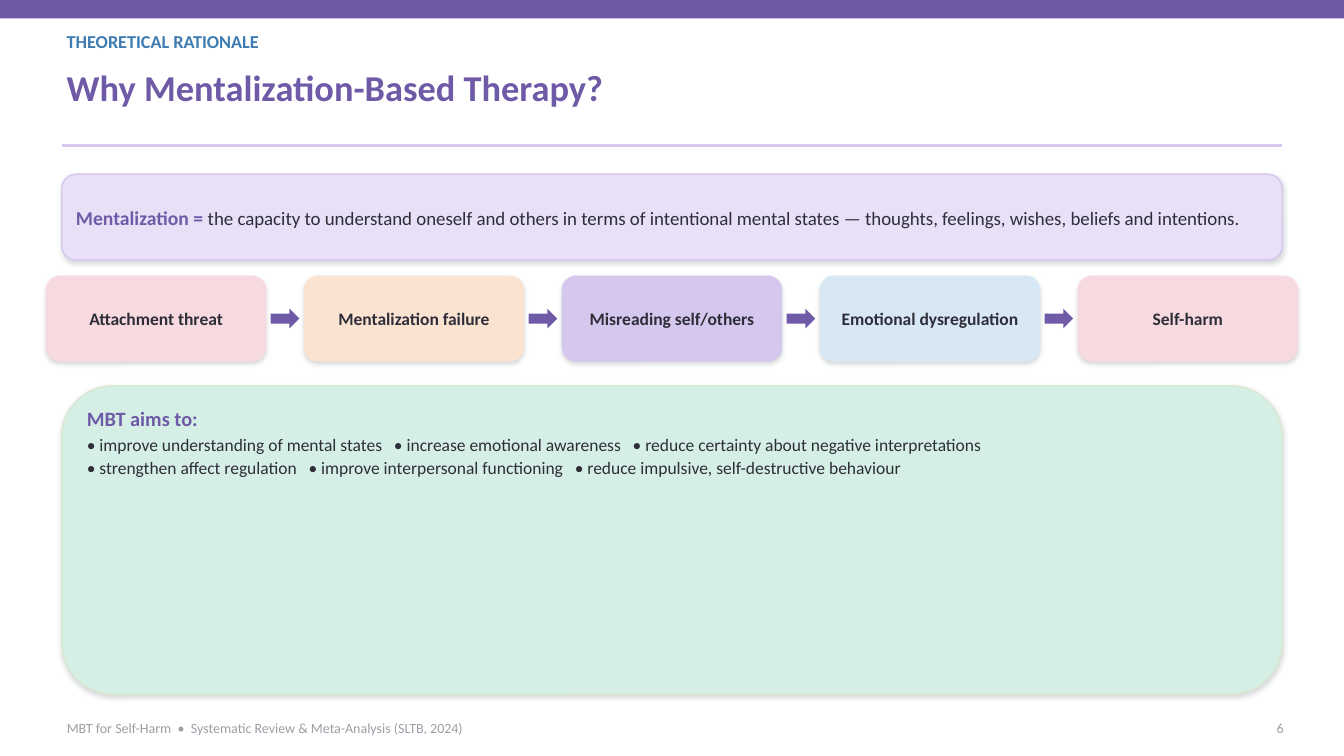
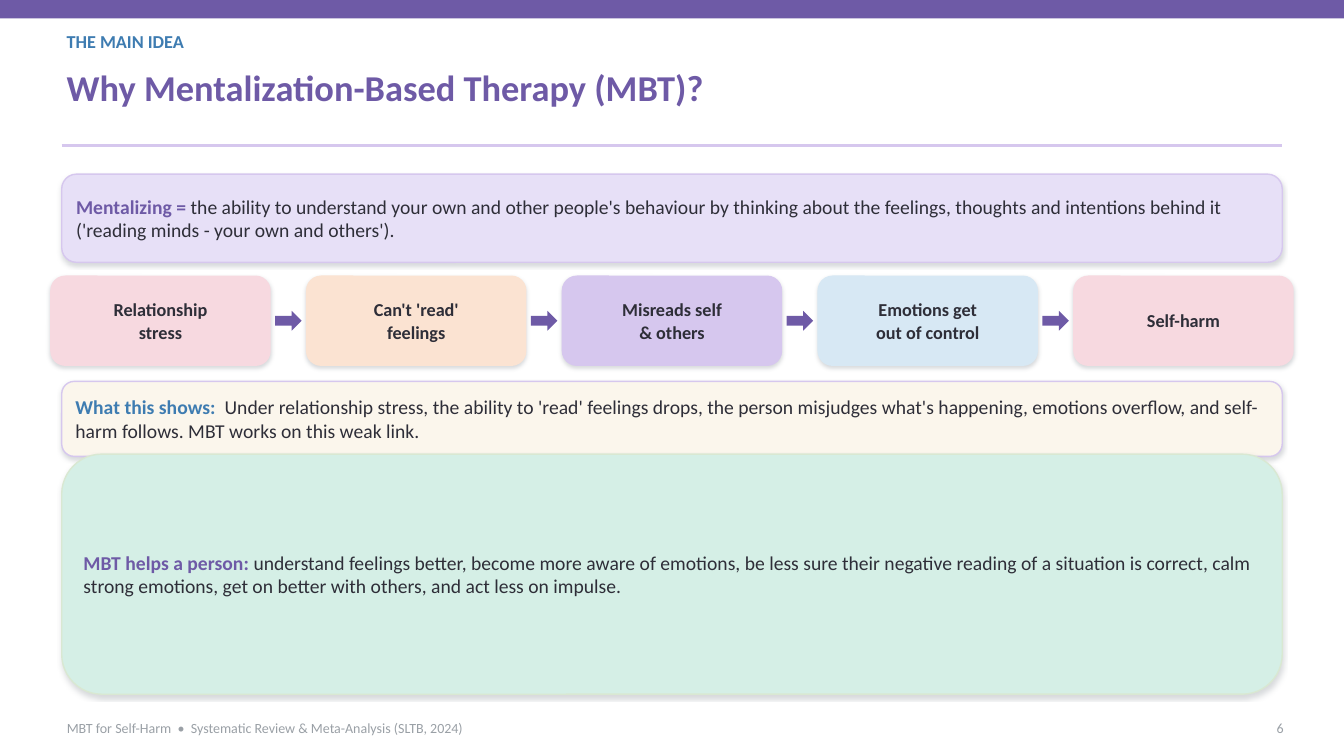
Before and after one commit to tejasdangodra786-byte/Dango-kiro, a slide deck: slide 6 of Journal_Club_MBT_SelfHarm.pptx. Drawn at 1344x756 pixels with LibreOffice and Linux fonts; fonts in the diff are those of the drawing. Boxes give left, top, right and bottom in pixels: in the first picture for what was removed or moved away, otherwise in the second. Text is boxed around its words. In the diff, an @@ line names an element or a change of style, - is before the commit and + after.

Commit message:
Revise deck: 14pt body text, simpler language with plain meanings in brackets, and plain-language captions under every graph
- Sub-topic/body text set to 14pt (headings unchanged)
- Difficult terms explained in brackets (e.g., mentalizing = 'reading minds')
- Every chart/diagram now has a 'What this shows' caption in simple language
- Content reorganized for clearer, more detailed flow; verified effect sizes retained (g=-0.82 self-harm, -1.08 BPD, -1.10 depression)

```diff
--- a/Journal_Club_MBT_SelfHarm.pptx
+++ b/Journal_Club_MBT_SelfHarm.pptx
@@ text at box(67, 36, 184, 48): text changed @@
-THEORETICAL RATIONALE
+THE MAIN IDEA
@@ text at box(67, 74, 703, 107): text changed @@
-Why Mentalization-Based Therapy?
+Why Mentalization-Based Therapy (MBT)?
@@ text in rounded rectangle at box(76, 200, 1221, 241): text changed; size 13.5 to 14 pt @@
-Mentalization = the capacity to understand oneself and others in terms of intentional mental states — thoughts, feelings, wishes, beliefs and intentions.
+Mentalizing = the ability to understand your own and other people's behaviour by thinking about the feelings, thoughts and intentions behind it ('reading minds - your own and others').
@@ rounded rectangle "Relationship": place and size @@
-rounded rectangle "Relationship" at box(45, 275, 266, 361)
+rounded rectangle "Relationship" at box(50, 275, 271, 366)
@@ rounded rectangle "Can't 'read'": place and size @@
-rounded rectangle "Can't 'read'" at box(303, 275, 524, 361)
+rounded rectangle "Can't 'read'" at box(307, 275, 527, 366)
@@ rounded rectangle "Misreads self": place and size @@
-rounded rectangle "Misreads self" at box(562, 275, 782, 361)
+rounded rectangle "Misreads self" at box(562, 275, 782, 366)
@@ rounded rectangle "Emotions get": place and size @@
-rounded rectangle "Emotions get" at box(820, 275, 1041, 361)
+rounded rectangle "Emotions get" at box(818, 275, 1038, 366)
@@ rounded rectangle "Self-harm": place and size @@
-rounded rectangle "Self-harm" at box(1078, 275, 1299, 361)
+rounded rectangle "Self-harm" at box(1074, 275, 1295, 366)
@@ rounded rectangle "Self-harm" at box(1074, 275, 1295, 366): size 12.5 to 13 pt @@
@@ text in rounded rectangle at box(114, 303, 208, 339): text changed; size 12.5 to 13 pt @@
-Attachment threat
+Relationship
+stress
@@ right arrow: place and size @@
-right arrow at box(271, 309, 299, 329)
+right arrow at box(275, 311, 301, 331)
@@ text in rounded rectangle at box(374, 303, 459, 342): text changed; size 12.5 to 13 pt @@
-Mentalization failure
+Can't 'read'
+feelings
@@ text in rounded rectangle at box(622, 303, 722, 339): text changed; size 12.5 to 13 pt @@
-Misreading self/others
+Misreads self
+& others
@@ text in rounded rectangle at box(876, 303, 980, 339): text changed; size 12.5 to 13 pt @@
-Emotional dysregulation
+Emotions get
+out of control
@@ right arrow: place and size @@
-right arrow at box(1045, 309, 1073, 329)
+right arrow at box(1043, 311, 1069, 331)
@@ rounded rectangle removed at box(62, 386, 1282, 695) @@
-MBT aims to:
-• improve understanding of mental states • increase emotional awareness • reduce certainty about negative interpretations
-• strengthen affect regulation • improve interpersonal functioning • reduce impulsive, self-destructive behaviour
@@ rounded rectangle added at box(62, 381, 1282, 456), fill #FBF6EC, outline #D6C7EE 1 pt, 14 pt, text #2E2E38 @@
+What this shows: Under relationship stress, the ability to 'read' feelings drops, the person misjudges what's happening, emotions overflow, and self-harm follows. MBT works on this weak link.
@@ rounded rectangle added at box(62, 455, 1282, 695), fill #D5EFE6, outline #D9E8D2 1 pt, 14 pt, text #2E2E38 @@
+MBT helps a person: understand feelings better, become more aware of emotions, be less sure their negative reading of a situation is correct, calm strong emotions, get on better with others, and act less on impulse.
```
Also in this commit, not shown: 39 other slides changed, 3 slides added, 3 slides removed, 1 other file.
